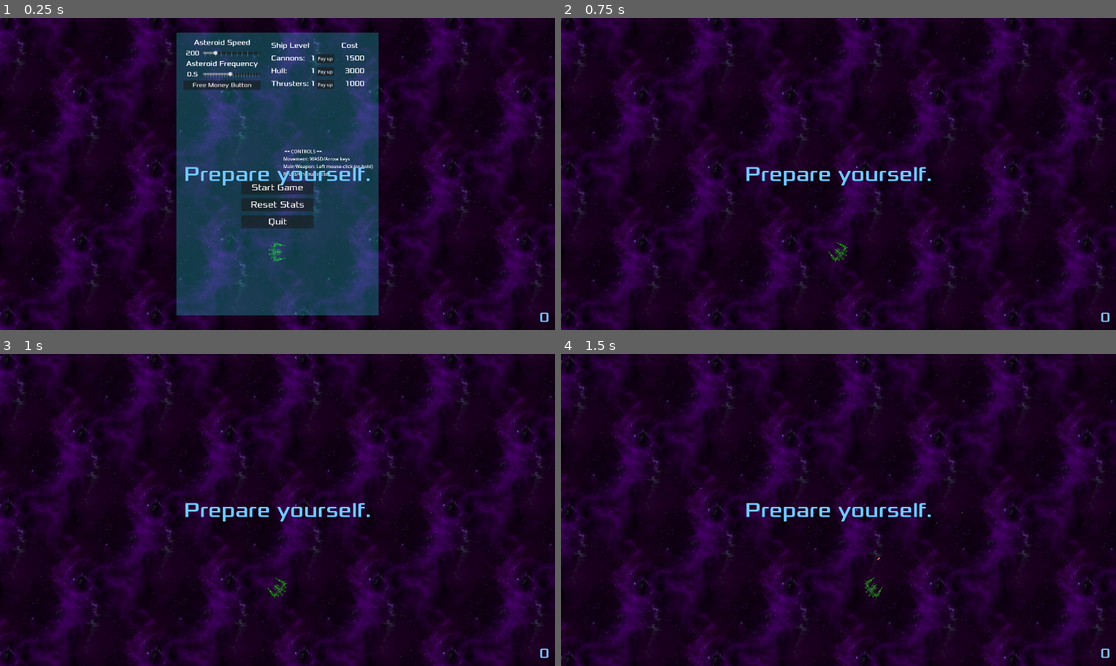
Above: before the commit, frames 1-4 (two rows, left to right).
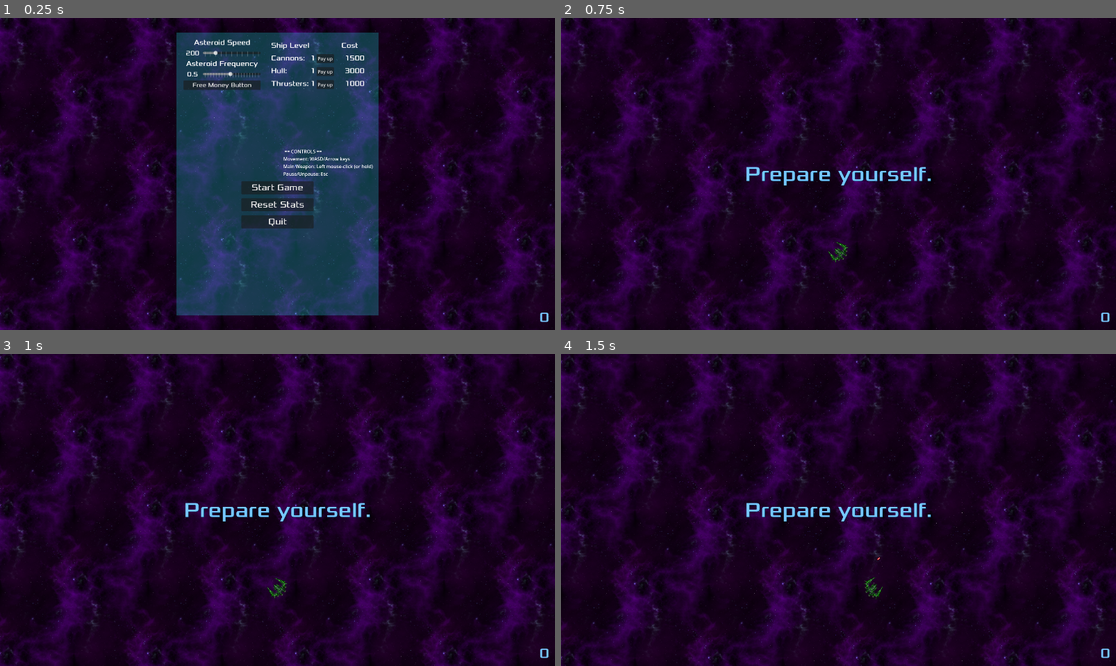
Above: after the commit, the same moments.

Repository: xflarex/spacelad
Game: Godot game, scene res://Scenes/main.tscn
The game is run twice, just before and just after one commit, with the same random seed, the same clock (stepped at 60 frames per second) and the same inputs.
Inputs (mouse positions are in pixels of both pictures, inside the frame that each line leads up to):
- Up to frame 1 (0.25 s): no input
- Up to frame 2 (0.75 s): click "Start Game" at 0.5 s
- Up to frame 3 (1 s): no input
- Up to frame 4 (1.5 s): move the mouse to (960, 494) at 1.27 s; press the mouse at (960, 494) at 1.28 s; hold D (move_right) from 1.28 s (still down)

The runs differ from the first frame. In frame 1, 0.7% of the frame differs, in the area x 33-67%, y 47-79%; in frame 2, nothing differs; in frame 3, nothing differs; in frame 4, nothing differs.

Commit message:
small update

Diff:
--- a/Scenes/hud.tscn
+++ b/Scenes/hud.tscn
@@ -29,6 +29,7 @@
 vertical_alignment = 2
 
 [node name="Message" type="Label" parent="."]
+visible = false
 anchors_preset = 8
 anchor_left = 0.5
 anchor_top = 0.5
@@ -45,7 +46,6 @@
 theme_override_colors/font_outline_color = Color(0, 0, 0, 1)
 theme_override_fonts/font = ExtResource("1_e0onf")
 theme_override_font_sizes/font_size = 72
-text = "Prepare yourself."
 horizontal_alignment = 1
 vertical_alignment = 1
 
--- a/Scripts/main.gd
+++ b/Scripts/main.gd
@@ -4,6 +4,7 @@
 var asteroid_spawn_location = Vector2.ZERO
 
 func _ready() -> void:
+	$Player.hide()
 	$Menu.set_levels()
 	$Menu.show_menu()
 
@@ -23,6 +24,8 @@
 
 func _on_menu_start_game() -> void:
 	$HUD/MessageTimer.start()
+	$HUD.show_message("Prepare yourself.")
+	$Player.show()
 	await get_tree().create_timer(2.0).timeout
 	$AsteroidTimer.start()
 
--- a/Scripts/player.gd
+++ b/Scripts/player.gd
@@ -6,7 +6,6 @@
 
 func _ready() -> void:
 	Game.screen_size = get_viewport_rect().size
-	#hide() # Hide on game start
 	start()
 
 func _physics_process(delta: float) -> void:
@@ -23,7 +22,6 @@
 func start():
 	position.x = Game.screen_size.x / 2
 	position.y = Game.screen_size.y * 0.75
-	show()
 	$CollisionShape2D.disabled = false
 	$Shield.hide()
 
